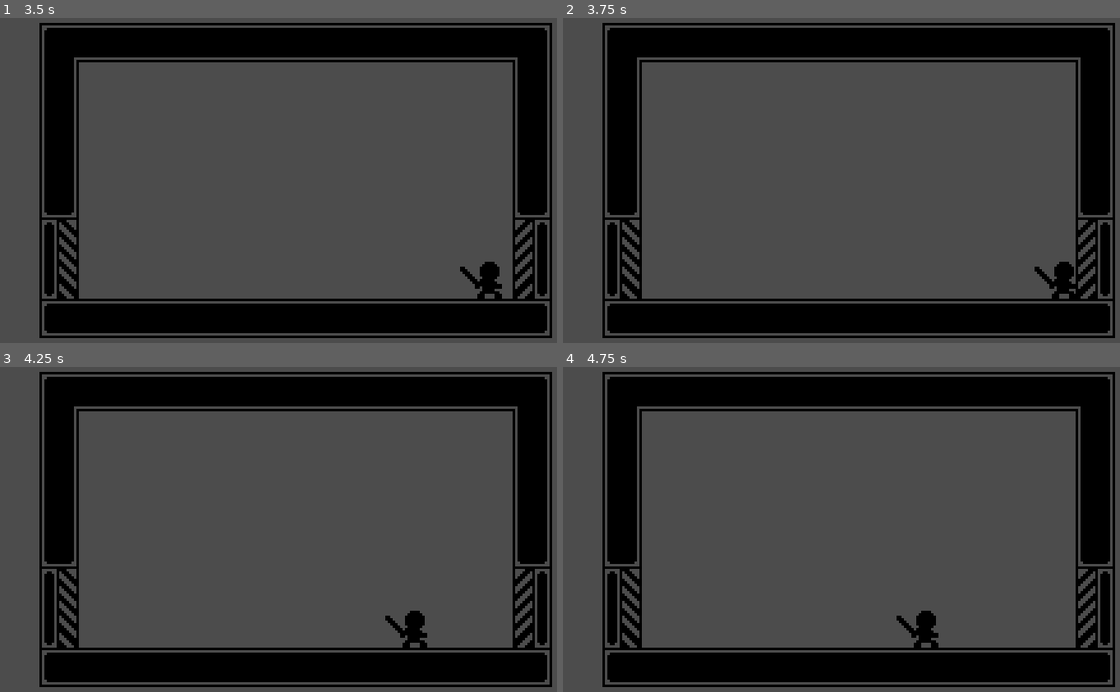
Above: before the commit, frames 1-4 (two rows, left to right).
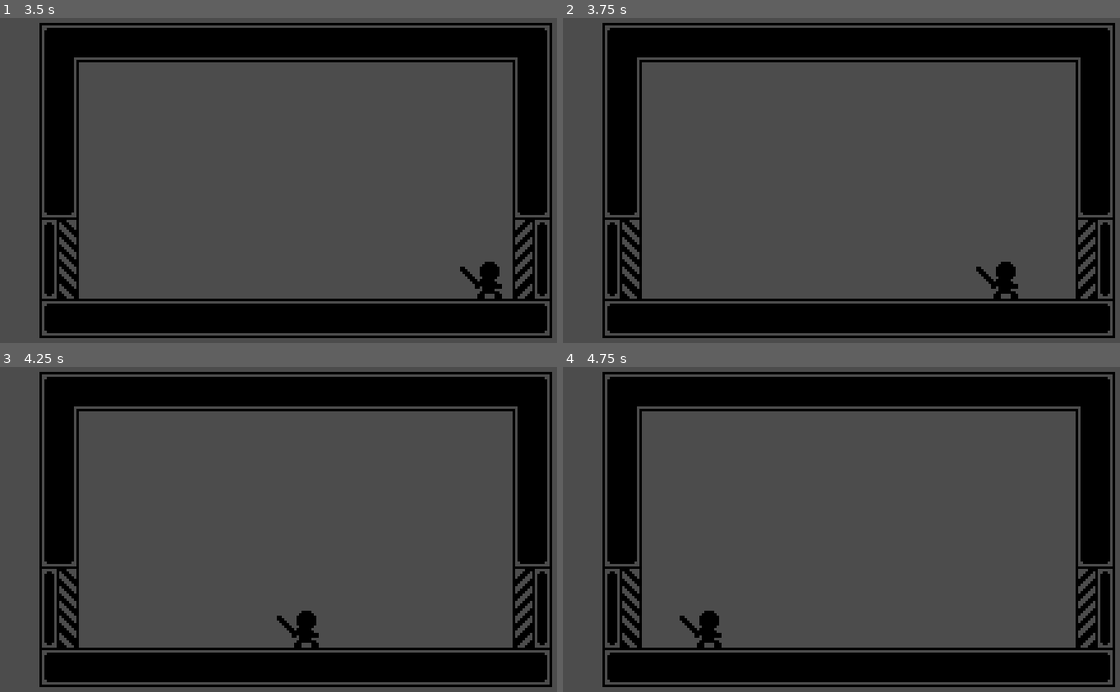
Above: after the commit, the same moments.

Repository: CaresleGames/OneHit
Game: Godot game, scene res://src/Levels/Level1.tscn
Two runs of this game, one before a commit and one after it. Both use one fixed random seed, a clock stepped at 60 frames per second and the inputs below. The project has no main scene, so this scene is started directly.
Inputs:
- Up to frame 1 (3.5 s): tap Enter (ui_accept) at 0.5, 0.77, 1.52, 2.75, 3.02 s; hold Right (ui_right) 0.53-1.28 s; tap S (ui_dodge) every 0.75 s from 0.6 to 2.85 s; hold Left (ui_left) 1.28-2.03 s; hold Right (ui_right) from 2.03 s (still down)
- Up to frame 2 (3.75 s): release Right (ui_right) at 3.53 s; hold Left (ui_left) from 3.53 s (still down); tap S (ui_dodge) at 3.6 s
- Up to frame 3 (4.25 s): keep holding Left (ui_left); tap Enter (ui_accept) at 3.77 s
- Up to frame 4 (4.75 s): keep holding Left (ui_left); tap S (ui_dodge) at 4.35 s; tap Enter (ui_accept) at 4.52 s

Frame 1 is identical in both runs. In frame 2, 0.8% of the frame differs, in the area x 74-93%, y 75-87%; in frame 3, 0.9%, in the area x 49-77%, y 75-87%; in frame 4, 0.9%.

Commit message:
Add a raycast node for the dodge

Diff:
--- a/src/Player/Player.gd
+++ b/src/Player/Player.gd
@@ -1,7 +1,5 @@
 class_name Player
 extends KinematicBody2D
-
-signal hit_wall()
 
 export var speed := 0
 export var speed_acc : float = 0
@@ -13,23 +11,15 @@
 var velocity := Vector2.ZERO
 var direction := 1
 var ground := Vector2.UP
+var final_position := Vector2.ZERO
 
-var dodge_increase_init : float = 0
-var raycast_length := 32
+onready var ray_stop : RayCast2D = $RayStop
 onready var tween : Tween = $Tween
-onready var ray_dodge : RayCast2D = $DodgeChecker
+onready var pos : Position2D = $RayStop/Pos
 
 func _ready() -> void:
 	add_to_group(Groups.player)
-	ray_dodge.cast_to = Vector2(raycast_length, 0)
-	dodge_increase_init = dodge_increase
-	connect("hit_wall", self, "_on_hit_wall")
 
-func _physics_process(_delta: float) -> void:
-	ray_dodge.force_raycast_update()
-	ray_dodge.cast_to = Vector2(raycast_length * direction, 0)
-	if ray_dodge.is_colliding():
-		emit_signal("hit_wall")
 
 func get_input() -> void:
 	if Input.is_action_pressed("ui_right"):
@@ -42,26 +32,24 @@
 		velocity.x = lerp(velocity.x, 0, speed_fri)
 
 
-func dodge_interpolate() -> void:
-	var d := 0
-	if dodge_increase == dodge_increase_init:
-		d = dodge_increase_init
-		tween.interpolate_property(
-			self, "position", position,
-			Vector2(position.x + d * direction, position.y),
-			dodge_time, Tween.TRANS_LINEAR, Tween.EASE_IN
-		)
-	else:
-		d = dodge_increase
-		tween.interpolate_property(
-			self, "position", position,
-			Vector2(position.x + d, position.y),
-			dodge_time, Tween.TRANS_LINEAR, Tween.EASE_IN
-		)
-
-	tween.start()
+func _physics_process(_delta: float) -> void:
+	ray_stop.force_raycast_update()
+	ray_stop.scale.x = direction
 
 
-func _on_hit_wall() -> void:
-	var point: Vector2 = ray_dodge.get_collision_point()
-	dodge_increase = point.x - position.x
+func dodge_movement() -> void:
+
+	if ray_stop.is_colliding():
+		var colliding_point : Vector2 = ray_stop.get_collision_point()
+		final_position = Vector2(colliding_point.x - global_position.x, position.y)
+#		print(colliding_point.x, "--", pos.global_position.x)
+	else:
+		final_position = Vector2(
+			position.x + dodge_increase * direction,
+			position.y
+		)
+	tween.interpolate_property(
+		self, "position", global_position, final_position,
+		.25, Tween.TRANS_LINEAR, Tween.EASE_IN
+	)
+	tween.start()
--- a/src/Player/Player.tscn
+++ b/src/Player/Player.tscn
@@ -10,6 +10,9 @@
 
 [sub_resource type="RectangleShape2D" id=1]
 extents = Vector2( 4, 7 )
+
+[sub_resource type="RectangleShape2D" id=2]
+extents = Vector2( 3, 5 )
 
 [node name="Player" type="KinematicBody2D"]
 collision_mask = 2
@@ -38,14 +41,24 @@
 
 [node name="Dodge" type="Node" parent="StateMachine"]
 script = ExtResource( 5 )
-collision_path = NodePath("../../CollisionShape2D")
+collision_path = NodePath("../../PlayerHitBox/CollisionShape2D")
 
 [node name="Death" type="Node" parent="StateMachine"]
 script = ExtResource( 6 )
 
+[node name="PlayerHitBox" type="Area2D" parent="."]
+collision_layer = 8
+collision_mask = 16
+
+[node name="CollisionShape2D" type="CollisionShape2D" parent="PlayerHitBox"]
+shape = SubResource( 2 )
+
+[node name="RayStop" type="RayCast2D" parent="."]
+enabled = true
+cast_to = Vector2( 30, 0 )
+collision_mask = 4
+
+[node name="Pos" type="Position2D" parent="RayStop"]
+position = Vector2( 4, 0 )
+
 [node name="Tween" type="Tween" parent="."]
-
-[node name="DodgeChecker" type="RayCast2D" parent="."]
-enabled = true
-cast_to = Vector2( 16, 0 )
-collision_mask = 4
--- a/src/Player/PlayerStates/Death.gd
+++ b/src/Player/PlayerStates/Death.gd
@@ -1,2 +1,5 @@
 class_name Death
 extends PlayerState
+
+func enter(msg := {}) -> void:
+	print('enter death state')
--- a/src/Player/PlayerStates/Dodge.gd
+++ b/src/Player/PlayerStates/Dodge.gd
@@ -3,6 +3,7 @@
 
 export var collision_path : NodePath
 
+# The hit box that detect the enemy atacks inside the player
 var collision : CollisionShape2D
 
 func _ready() -> void:
@@ -12,7 +13,7 @@
 func enter(msg := {}) -> void:
 	print("Dodge state")
 	collision.set_deferred("disabled", true)
-	player.dodge_interpolate()
+	player.dodge_movement()
 
 
 func update(_delta : float) -> void:
--- a/src/Player/PlayerStates/Idle.gd
+++ b/src/Player/PlayerStates/Idle.gd
@@ -11,3 +11,5 @@
 		state_machine.transition_to("Run")
 
 	player.velocity = player.move_and_slide(player.velocity, player.ground)
+	if Input.is_action_just_pressed("ui_dodge"):
+		state_machine.transition_to("Dodge")
Not shown: 1 places in src/Player/Player.tscn that only renumber resources
